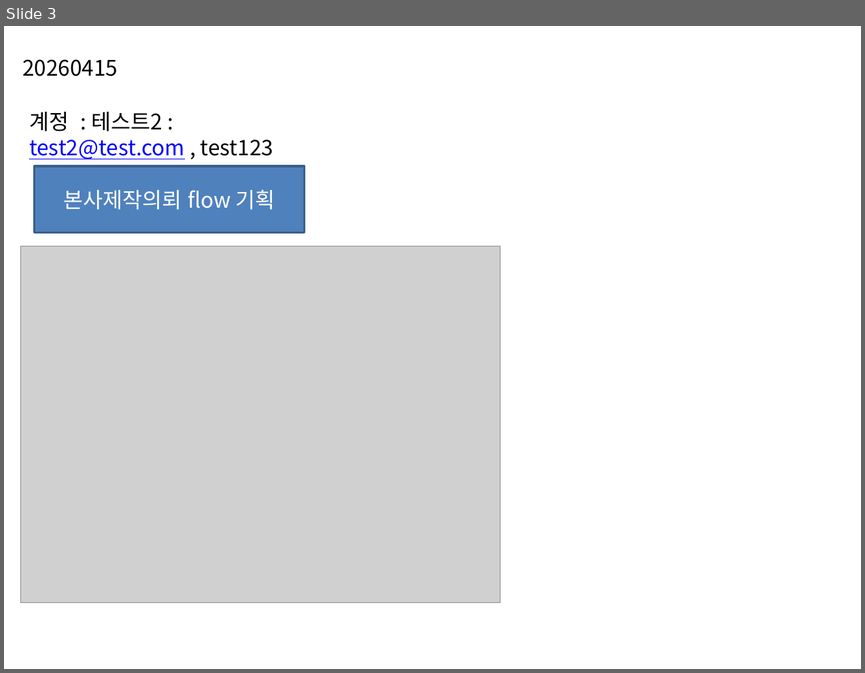
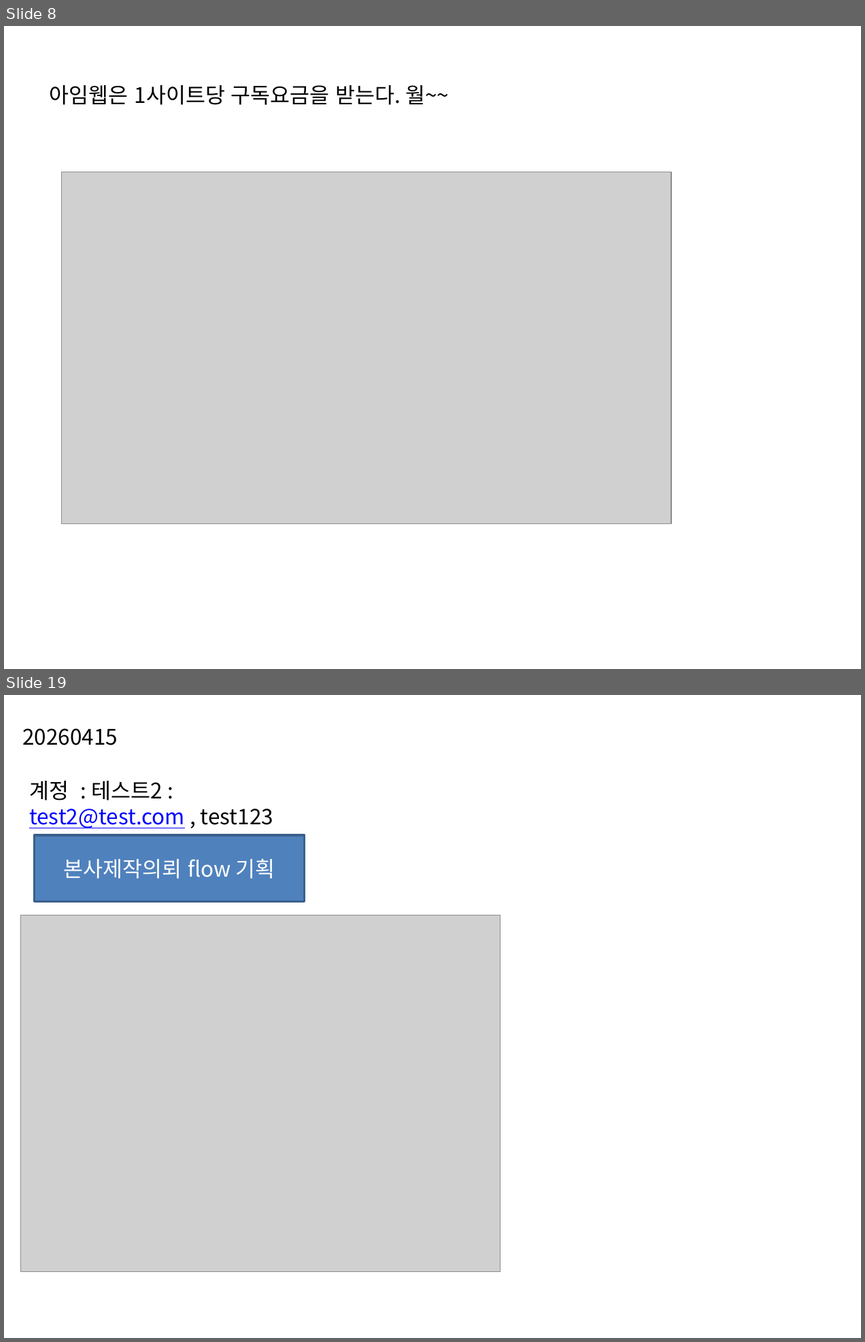
Before and after one commit to oksusoo1/homepageDev, a slide deck: My-plaform.pptx. Shown one above the other, each under a label of ours: slide 3 before the commit, slides 8 and 19 after it; the slides between them are not shown. The pictures are 865x673 and 865x1342 pixels, drawn with LibreOffice and Linux fonts; fonts in the diff are those of the drawing; grey boxes stand for pictures. Boxes give left, top, right and bottom in pixels: in the first picture for what was removed or moved away, otherwise in the second. Text is boxed around its words. In the diff, an @@ line names an element or a change of style, - is before the commit and + after.

```diff
--- a/My-plaform.pptx
+++ b/My-plaform.pptx
@@ slide 8 added at [4, 26, 861, 669], background #FFFFFF @@
@@ text added at [50, 85, 449, 105], 18 pt, text #000000 @@
+아임웹은 1사이트당 구독요금을 받는다. 월~~
@@ picture added at [61, 172, 672, 523] @@
@@ what was slide 3 is now slide 19 @@
```
Also in this commit, not shown: 15 other slides added, 8 other files.
